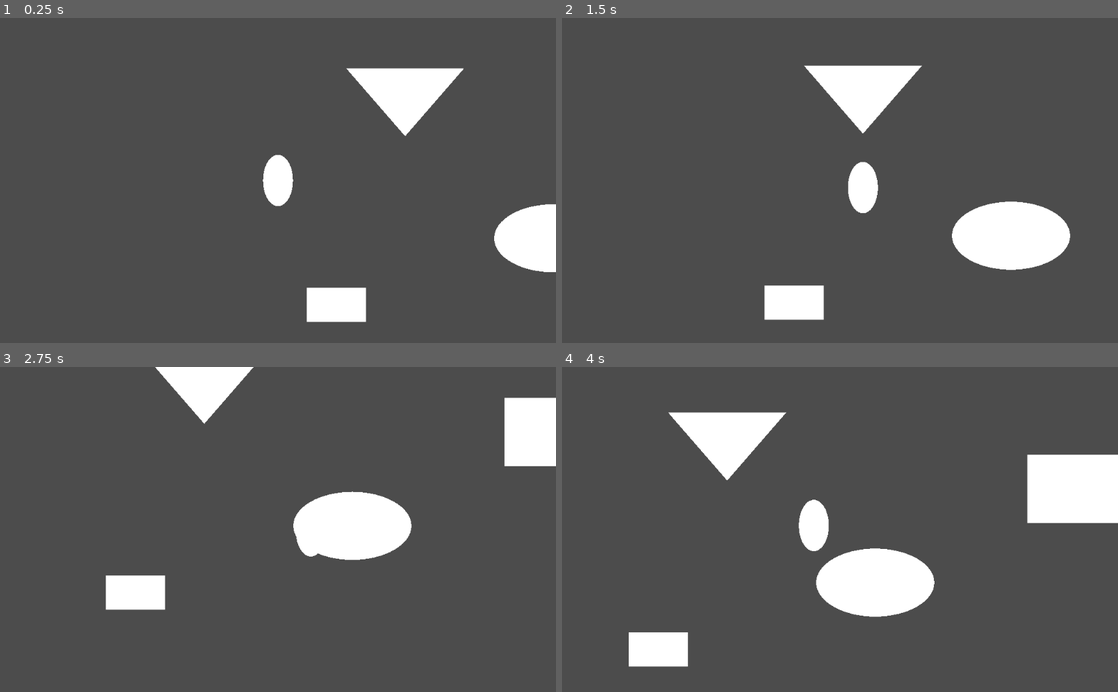
Above: before the commit, frames 1-4 (two rows, left to right).
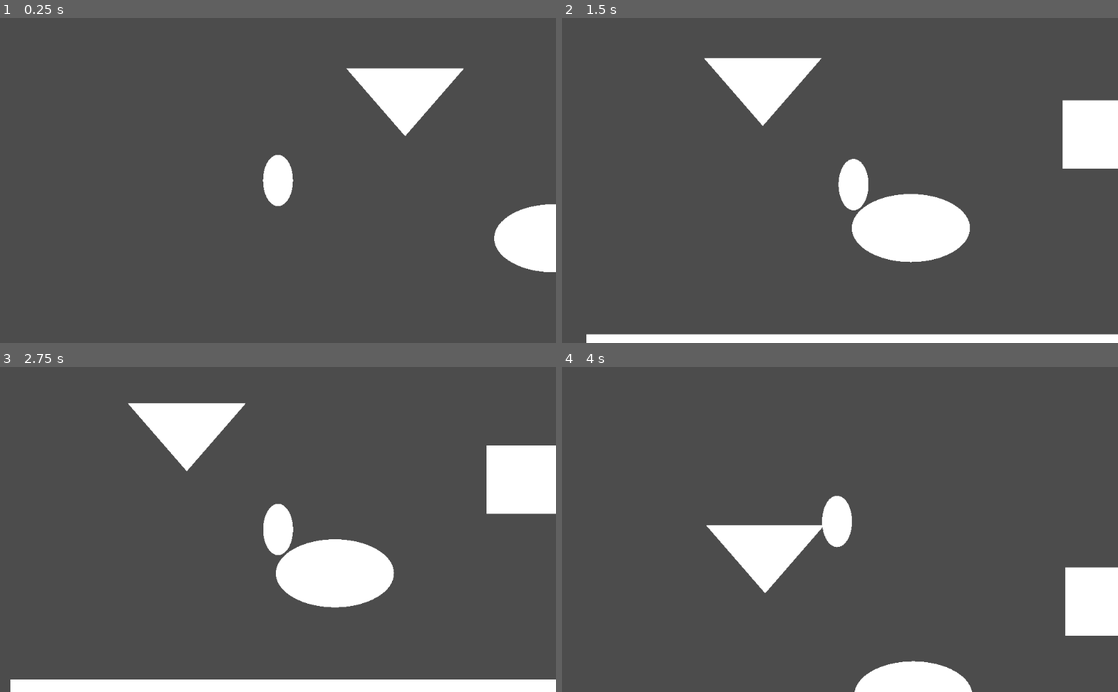
Above: after the commit, the same moments.

Repository: charlestietjen/untitled-mechjam
Game: Godot game, scene res://movementTestScene.tscn
Two runs of this game, one before a commit and one after it. Both use one fixed random seed, a clock stepped at 60 frames per second and the inputs below. The project has no main scene, so this scene is started directly.
Inputs:
- Up to frame 1 (0.25 s): no input
- Up to frame 2 (1.5 s): tap Enter at 0.5 s; hold D (move_right) 0.53-1.28 s; hold Shift (boost) 0.53-1.28 s; hold S (move_down) from 1.28 s (still down); tap Shift (boost) at 1.35 s
- Up to frame 3 (2.75 s): release S (move_down) at 2.03 s; hold D (move_right) from 2.03 s (still down); hold Shift (boost) from 2.03 s (still down)
- Up to frame 4 (4 s): release D (move_right) at 2.78 s; release Shift (boost) at 2.78 s; hold W (move_up) 2.78-3.53 s; tap Shift (boost) at 2.85 s; hold A (move_left) from 3.53 s (still down); hold Shift (boost) from 3.53 s (still down)

The runs differ from the first frame. In frame 1, 1.1% of the frame differs, in the area x 55-66%, y 82-94%; in frame 2, 18%; in frame 3, 18%, in the area x 1-100%, y 0-100%; in frame 4, 17%.

Commit message:
minor tweaks to move test scene and controller

Diff:
--- a/PlayerController.gd
+++ b/PlayerController.gd
@@ -4,7 +4,8 @@
 # Declare member variables here. Examples:
 export var acceleration = 0.1
 export var maxSpeed = 60
-export var boostSpeed = 2
+export var boostSpeed = 2.5
+export var gravity = 30
 var targetSpeed
 var inputVelocity = Vector2()
 var velocity = Vector2()
--- a/movementTestScene.tscn
+++ b/movementTestScene.tscn
@@ -1,41 +1,78 @@
-[gd_scene load_steps=6 format=2]
+[gd_scene load_steps=9 format=2]
 
 [ext_resource path="res://PlayerController.tscn" type="PackedScene" id=1]
 
+[sub_resource type="CapsuleMesh" id=2]
+
+[sub_resource type="CircleShape2D" id=6]
+radius = 1.00986
+
+[sub_resource type="RectangleShape2D" id=5]
+extents = Vector2( 6.22785, 0.528302 )
+
 [sub_resource type="QuadMesh" id=1]
 
-[sub_resource type="CapsuleMesh" id=2]
+[sub_resource type="PrismMesh" id=3]
 
-[sub_resource type="PrismMesh" id=3]
+[sub_resource type="RectangleShape2D" id=7]
+extents = Vector2( 39.5, 26 )
 
 [sub_resource type="CylinderMesh" id=4]
 
 [node name="Node2D" type="Node2D"]
 
-[node name="MeshInstance2D" type="MeshInstance2D" parent="."]
-position = Vector2( 65, 22 )
-scale = Vector2( 39.5, 26.5 )
-mesh = SubResource( 1 )
-
-[node name="MeshInstance2D2" type="MeshInstance2D" parent="."]
-position = Vector2( 210, -30 )
-scale = Vector2( 39.5, 26.5 )
-mesh = SubResource( 2 )
-
-[node name="MeshInstance2D3" type="MeshInstance2D" parent="."]
-position = Vector2( 111, -136 )
-scale = Vector2( 39.5, 26.5 )
-mesh = SubResource( 3 )
-
-[node name="MeshInstance2D4" type="MeshInstance2D" parent="."]
-position = Vector2( 351, -103 )
-scale = Vector2( 39.5, 26.5 )
-mesh = SubResource( 4 )
-
 [node name="playerKinematic" parent="." instance=ExtResource( 1 )]
 position = Vector2( 26, -75 )
+maxSpeed = 120
+gravity = 10
 
 [node name="Camera2D" type="Camera2D" parent="playerKinematic"]
 current = true
 zoom = Vector2( 0.363, 0.422 )
 smoothing_enabled = true
+
+[node name="oval" type="StaticBody2D" parent="."]
+position = Vector2( 210, -30 )
+scale = Vector2( 39.5, 26.5 )
+
+[node name="MeshInstance2D2" type="MeshInstance2D" parent="oval"]
+mesh = SubResource( 2 )
+
+[node name="CollisionShape2D" type="CollisionShape2D" parent="oval"]
+shape = SubResource( 6 )
+
+[node name="rectangle" type="StaticBody2D" parent="."]
+position = Vector2( 213, 66 )
+scale = Vector2( 39.5, 26.5 )
+
+[node name="CollisionShape2D" type="CollisionShape2D" parent="rectangle"]
+position = Vector2( 0.632912, 0 )
+shape = SubResource( 5 )
+
+[node name="rectangleMesh" type="MeshInstance2D" parent="rectangle"]
+position = Vector2( 0.632911, 0 )
+scale = Vector2( 12.4051, 1 )
+mesh = SubResource( 1 )
+
+[node name="triangle" type="StaticBody2D" parent="."]
+
+[node name="MeshInstance2D3" type="MeshInstance2D" parent="triangle"]
+position = Vector2( 111, -136 )
+scale = Vector2( 39.5, 26.5 )
+mesh = SubResource( 3 )
+
+[node name="CollisionPolygon2D" type="CollisionPolygon2D" parent="triangle"]
+position = Vector2( 66.0625, -108.764 )
+scale = Vector2( 1.65625, 0.840909 )
+polygon = PoolVector2Array( 3.58491, -63.3081, 50.0755, -63.3081, 27.1321, -1.47026 )
+
+[node name="biggerreactangle" type="StaticBody2D" parent="."]
+
+[node name="CollisionShape2D" type="CollisionShape2D" parent="biggerreactangle"]
+position = Vector2( 351.5, -103 )
+shape = SubResource( 7 )
+
+[node name="MeshInstance2D4" type="MeshInstance2D" parent="biggerreactangle"]
+position = Vector2( 351, -103 )
+scale = Vector2( 39.5, 26.5 )
+mesh = SubResource( 4 )
